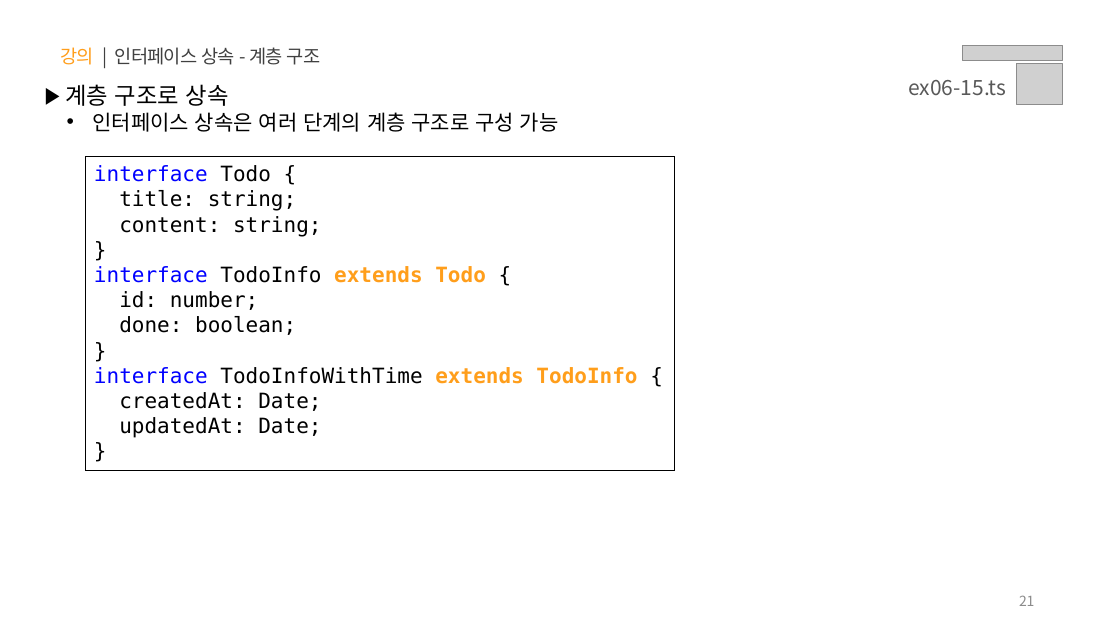
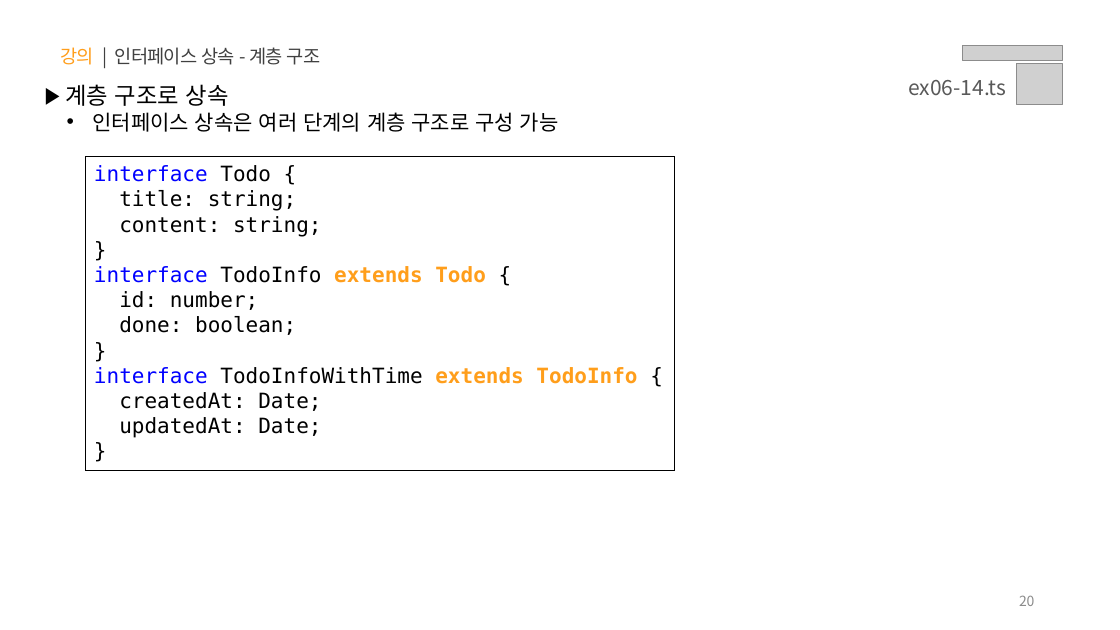
Before and after one commit to jeong0403/learn-JS, a slide deck: slide 20 of PPT/06.자바스크립트 - 타입스크립트.pptx (slide 21 before the commit). Drawn at 1120x630 pixels with LibreOffice and Linux fonts; fonts in the diff are those of the drawing; grey boxes stand for pictures. Boxes give left, top, right and bottom in pixels: in the first picture for what was removed or moved away, otherwise in the second. Text is boxed around its words. In the diff, an @@ line names an element or a change of style, - is before the commit and + after.

```diff
--- a/PPT/06.자바스크립트 - 타입스크립트.pptx
+++ b/PPT/06.자바스크립트 - 타입스크립트.pptx
@@ text at (x1=908, y1=80, x2=1006, y2=95): text changed @@
-ex06-15.ts
+ex06-14.ts
@@ page number at (x1=1019, y1=595, x2=1035, y2=606): text changed @@
-21
+20
```
Also in this commit, not shown: 19 other slides changed, 3 slides added, 1 slide removed, 43 other files.
